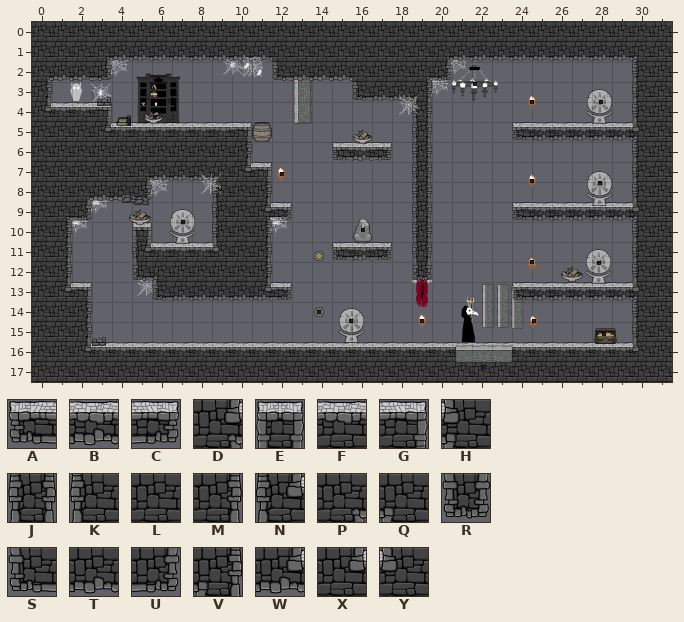
A Tiled map (JSON) gets an edit: Physics/Physics/assets/rune_medium.tmj. That is the earlier state.
Cells are 300x300 px. Shown: x 0..31, y 0..17.
Key: from "PlatformTiles": A 1, B 2, C 3, D 10, E 12, F 14, G 15, H 23, J 24, K 25, L 26, M 27, N 28, P 32, Q 33, R 36, S 37, T 38, U 39, V 41, W 42, X 44, Y 45.
_ is an empty cell.
Layer "Tile Layer 1" before, first column x 0:
 0 LLLLLLLLLLLLLLLLLLLLLLLLLLLLLLLL
 1 LLLPTTTTTTTTLLLLLLLLPTTTTTTTTTQL
 2 PTTU________STTTLLLPU_________KL
 3 M_______________STTV__________KL
 4 XFFG_______________J__________KL
 5 LLLXFFFFFFG________J____ABBBBBHL
 6 LLLLLLLLLLM____ABC_J__________KL
 7 LLLLLPTTTQXG_______J__________KL
 8 LLPTTU___KLM_______J__________KL
 9 LPU______KLDC______J____ABBBBBHL
10 LM___E___KLM_______J__________KL
11 LM___NFFFYLM___ABC_J__________KL
12 LM___SQLLLLM_______R__________KL
13 LXG___STTTTWC___________ABBBBBHL
14 LLM___________________________KL
15 LLM___________________________KL
16 LLXFFFFFFFFFFFFFFFFFFFFFFFFFFFYL
17 LLLLLLLLLLLLLLLLLLLLLLLLLLLLLLLL
The same view after the edit:
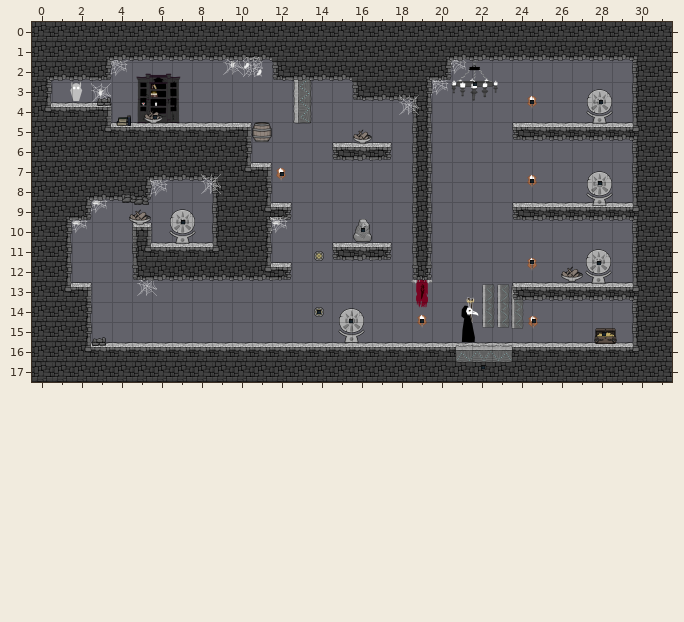
Diff:
Layer "Tile Layer 1":
y 12: x 6..12 QLLLLM_ -> TTTTTWC
y 13: x 6..12 STTTTWC -> _______
Boxes around the changes in both pictures, in picture pixels (x1, y1, x2, y2):
changed: (152, 262, 292, 301)
